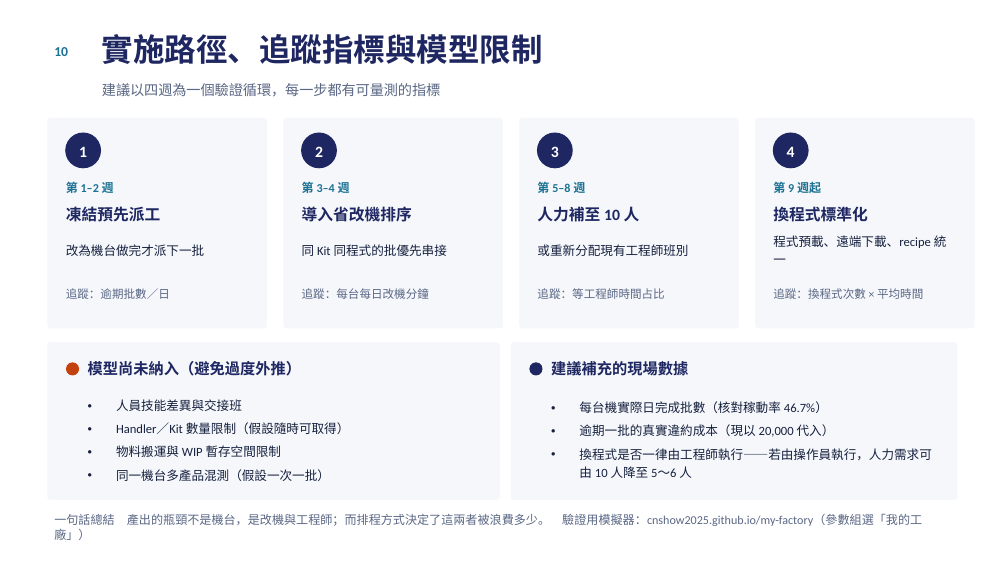
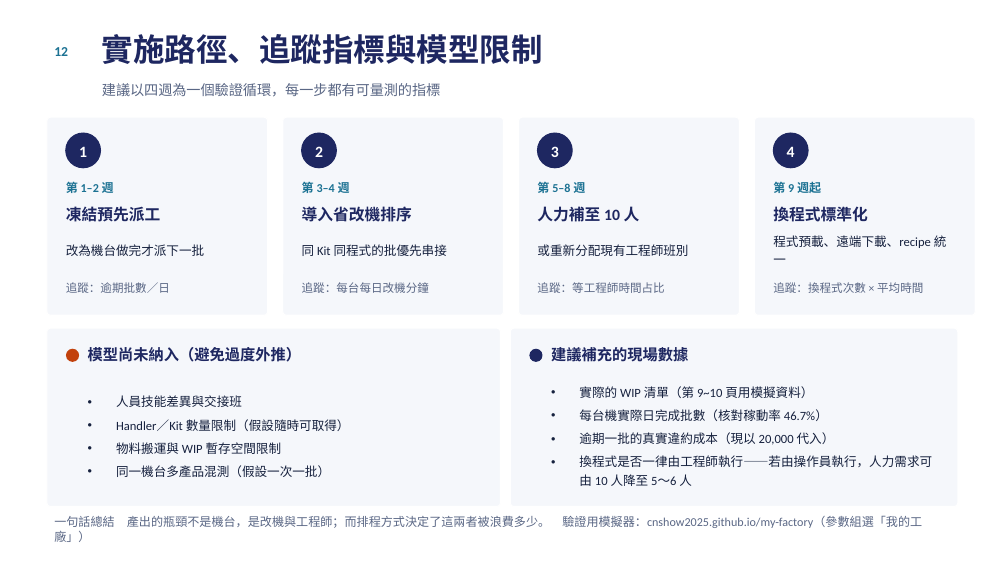
Before and after one commit to cnshow2025/my-factory, a slide deck: slide 13 of docs/測試排程分析報告.pptx (slide 11 before the commit). Drawn at 1008x567 pixels with LibreOffice and Linux fonts; fonts in the diff are those of the drawing. Boxes give left, top, right and bottom in pixels: in the first picture for what was removed or moved away, otherwise in the second. Text is boxed around its words. In the diff, an @@ line names an element or a change of style, - is before the commit and + after.

```diff
--- a/docs/測試排程分析報告.pptx
+++ b/docs/測試排程分析報告.pptx
@@ text at [54, 47, 68, 56]: text changed @@
-10
+12
@@ rounded rectangle: place and size @@
-rounded rectangle at [47, 117, 268, 329]
+rounded rectangle at [47, 117, 268, 315]
@@ rounded rectangle: place and size @@
-rounded rectangle at [283, 117, 504, 329]
+rounded rectangle at [283, 117, 504, 315]
@@ rounded rectangle: place and size @@
-rounded rectangle at [519, 117, 740, 329]
+rounded rectangle at [519, 117, 740, 315]
@@ proportions changed in 6 elements at [47, 328, 501, 507], [510, 328, 958, 507], [47, 117, 268, 315], [283, 117, 504, 315], [519, 117, 740, 315], [755, 117, 975, 315] @@
@@ rounded rectangle: place and size @@
-rounded rectangle at [755, 117, 975, 329]
+rounded rectangle at [755, 117, 975, 315]
@@ 4 texts: place and size @@
-4 texts at [66, 288, 923, 299]
+4 texts at [66, 282, 923, 293]
@@ rounded rectangle: place and size @@
-rounded rectangle at [47, 342, 501, 501]
+rounded rectangle at [47, 328, 501, 507]
@@ rounded rectangle: place and size @@
-rounded rectangle at [510, 342, 958, 501]
+rounded rectangle at [510, 328, 958, 507]
@@ 2 texts, 2 ellipses: place and size @@
-2 texts, 2 ellipses at [67, 359, 688, 379]
+2 texts, 2 ellipses at [67, 345, 688, 365]
@@ text "人員技能差異與交接班": place and size @@
-text "人員技能差異與交接班" at [116, 399, 350, 481]
+text "人員技能差異與交接班" at [116, 395, 350, 477]
@@ text "實際的 WIP 清單（第 9~10 頁用模擬資料）": place and size @@
-text "實際的 WIP 清單（第 9~10 頁用模擬資料）" at [579, 401, 931, 478]
+text "實際的 WIP 清單（第 9~10 頁用模擬資料）" at [579, 386, 932, 486]
@@ text at [579, 386, 813, 398]: paragraph added @@
+• 實際的 WIP 清單（第 9~10 頁用模擬資料）
```
Also in this commit, not shown: 1 other slide changed, 2 slides added, 7 other files.
